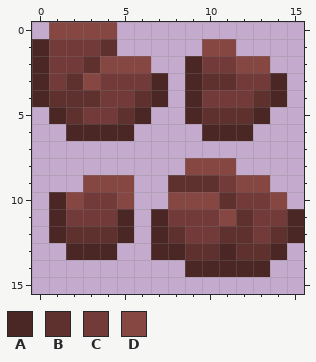
File history of a pixel-art sprite, source/item/textures/copper_ore.png. That is the earlier state.
The file is 16x16 pixels. Colours within 5 levels of each other are drawn and written as one.
Palette (. is transparent): A #4a2625  B #5e312f  C #723a39  D #864743
Pixels before, first column x 0:
 0 .DDDD...........
 1 ACCCB.....DD....
 2 ACCBDDD..ACCDD..
 3 ACBDCCCA.ABBCCA.
 4 ABBBCCBA.ACCCBA.
 5 .ABCCBA..ABBBA..
 6 ..AAAA....AAA...
 7 ................
 8 .........DDD....
 9 ...DDD..BBBCDD..
10 .ADCCD..DDDBCCD.
11 .ACCCA.ACCCDBCCA
12 .ABBBA.ABCCBBCBA
13 ..AAA..AABBABBA.
14 .........AAAAA..
New version:
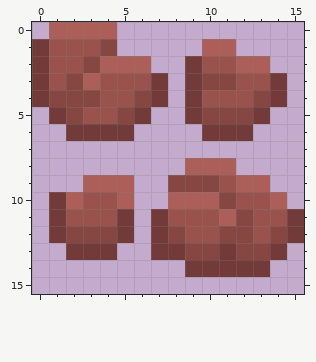
The exact change:
colour A: #4a2625 -> #723a39
colour B: #5e312f -> #864743
colour C: #723a39 -> #9a524d
colour D: #864743 -> #ac5f59
